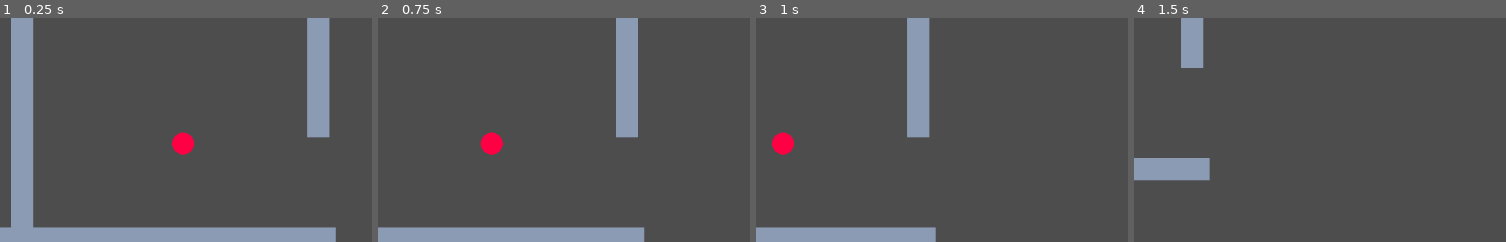
Above: before the commit, frames 1-4 (left to right).
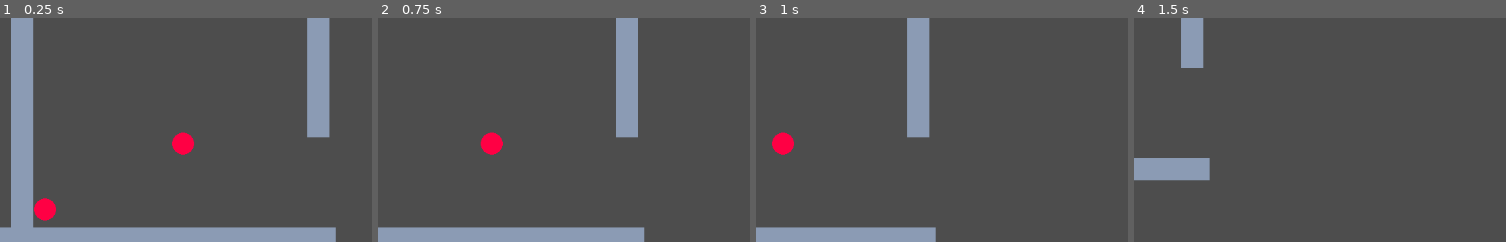
Above: after the commit, the same moments.

Repository: whocares-abt/fast-pace
Game: Godot game, scene res://Scenes/debug_map.tscn
Same seed, same stepped clock (60 frames per second), same inputs: the game is played once before the commit and once after it.
Inputs (mouse positions are % of the whole screen's width and height, from its top left):
- Up to frame 1 (0.25 s): no input
- Up to frame 2 (0.75 s): tap Enter at 0.5 s; move the mouse to (77, 45) at 0.52 s; press the mouse at (77, 45) at 0.53 s; hold D (move_right) from 0.53 s (still down)
- Up to frame 3 (1 s): keep holding D (move_right)
- Up to frame 4 (1.5 s): move the mouse to (32, 55) at 1.27 s; release D (move_right) at 1.28 s; release the mouse at (32, 55) at 1.28 s; hold S (move_down) from 1.28 s (still down); click (32, 55) at 1.35 s
The pictures show only the part of the screen within x 0-50%, y 50-100%; the shares and areas given below are measured in that part.

The runs differ from the first frame. In frame 1, 0.5% of the frame differs, in the area x 9-16%, y 80-91%; in frame 2, nothing differs; in frame 3, nothing differs; in frame 4, nothing differs.

Commit message:
Basic blood splatter effect added

Diff:
--- /dev/null
+++ b/Resources/Particles/blood_splatter.tres
@@ -0,0 +1,14 @@
+[gd_resource type="ParticleProcessMaterial" format=3 uid="uid://bljcxy5kcv03j"]
+
+[resource]
+particle_flag_disable_z = true
+angle_min = -720.0
+angle_max = 720.0
+radial_velocity_min = -200.00002
+radial_velocity_max = 199.99997
+gravity = Vector3(0, 0, 0)
+scale_max = 5.0
+color = Color(1, 0, 0.26666668, 1)
+collision_mode = 1
+collision_friction = 0.5
+collision_bounce = 0.0
--- a/Scenes/Characters/enemy_character.tscn
+++ b/Scenes/Characters/enemy_character.tscn
@@ -1,8 +1,9 @@
-[gd_scene load_steps=8 format=3 uid="uid://uriwqjsj2l17"]
+[gd_scene load_steps=9 format=3 uid="uid://uriwqjsj2l17"]
 
 [ext_resource type="Texture2D" uid="uid://bkgx3t4wcwml7" path="res://Assets/Art/SpriteSheets/Enemy.png" id="1_kjxs3"]
 [ext_resource type="Script" uid="uid://rgjg7yqphkf0" path="res://Scripts/Characters/enemy_character.gd" id="1_nraa5"]
 [ext_resource type="PackedScene" uid="uid://jtjvgtyiaplq" path="res://Scenes/Combat/hitbox.tscn" id="3_sdh2x"]
+[ext_resource type="Material" uid="uid://bljcxy5kcv03j" path="res://Resources/Particles/blood_splatter.tres" id="4_najb4"]
 
 [sub_resource type="AtlasTexture" id="AtlasTexture_nraa5"]
 atlas = ExtResource("1_kjxs3")
@@ -10,6 +11,14 @@
 
 [sub_resource type="SpriteFrames" id="SpriteFrames_sdh2x"]
 animations = [{
+"frames": [{
+"duration": 1.0,
+"texture": null
+}],
+"loop": true,
+"name": &"dead",
+"speed": 5.0
+}, {
 "frames": [{
 "duration": 1.0,
 "texture": SubResource("AtlasTexture_nraa5")
@@ -26,17 +35,27 @@
 radius = 17.0
 
 [node name="EnemyCharacter" type="CharacterBody2D"]
+motion_mode = 1
 script = ExtResource("1_nraa5")
 
 [node name="AnimatedSprite2D" type="AnimatedSprite2D" parent="."]
 sprite_frames = SubResource("SpriteFrames_sdh2x")
 
 [node name="CollisionShape2D" type="CollisionShape2D" parent="."]
+visible = false
 shape = SubResource("CircleShape2D_nraa5")
 
 [node name="Hitbox" parent="." instance=ExtResource("3_sdh2x")]
+visible = false
 
 [node name="CollisionShape2D" type="CollisionShape2D" parent="Hitbox"]
 shape = SubResource("CircleShape2D_sdh2x")
 
+[node name="GPUParticles2D" type="GPUParticles2D" parent="."]
+emitting = false
+amount = 1000
+lifetime = 0.3
+one_shot = true
+process_material = ExtResource("4_najb4")
+
 [connection signal="hurtbox_entered" from="Hitbox" to="." method="_on_hitbox_hurtbox_entered"]
--- a/Scenes/debug_map.tscn
+++ b/Scenes/debug_map.tscn
@@ -56,4 +56,7 @@
 [node name="EnemyCharacter2" parent="Enemies" instance=ExtResource("4_6mob1")]
 position = Vector2(-543, 298)
 
+[node name="EnemyCharacter6" parent="Enemies" instance=ExtResource("4_6mob1")]
+position = Vector2(-80, 320)
+
 [node name="BulletManager" parent="." instance=ExtResource("4_gu212")]
--- a/Scripts/Characters/enemy_character.gd
+++ b/Scripts/Characters/enemy_character.gd
@@ -1,10 +1,23 @@
 extends Node2D
 
 const SPEED = 300
+
+@onready var particle = $GPUParticles2D
+
+@onready var animation_sprite = $AnimatedSprite2D
+@onready var collision_body = $CollisionShape2D
+@onready var hitbox = $Hitbox
 
 func _physics_process(delta: float) -> void:
 	pass
 
 func _on_hitbox_hurtbox_entered(area: Variant) -> void:
 	if ("Player" in area.hurtbox_owners):
-		self.queue_free()
+		animation_sprite.play("dead")
+		particle.emitting = true
+		disable_enemy()
+
+func disable_enemy():
+	collision_body.disabled = true
+	hitbox.monitorable = false
+	hitbox.monitoring = false
--- a/Scripts/Combat/bullet.gd
+++ b/Scripts/Combat/bullet.gd
@@ -33,7 +33,6 @@
 	velocity *= (new_speed)/velocity.length()
 
 func set_bullet_position(new_position):
-	print(new_position)
 	set_position(new_position)
 
 func _on_environment_collider_body_entered(_body: Node2D) -> void:
